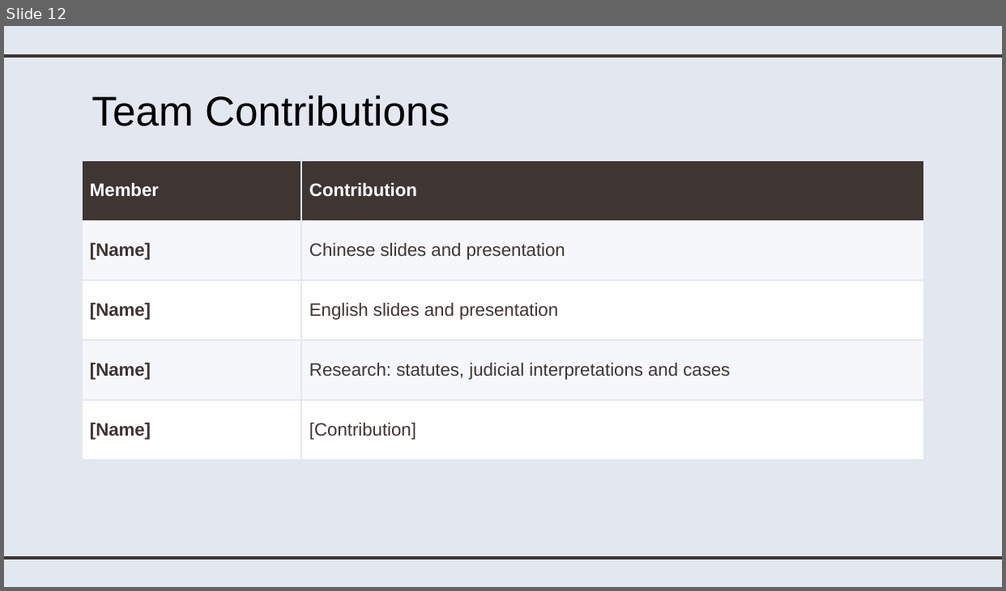
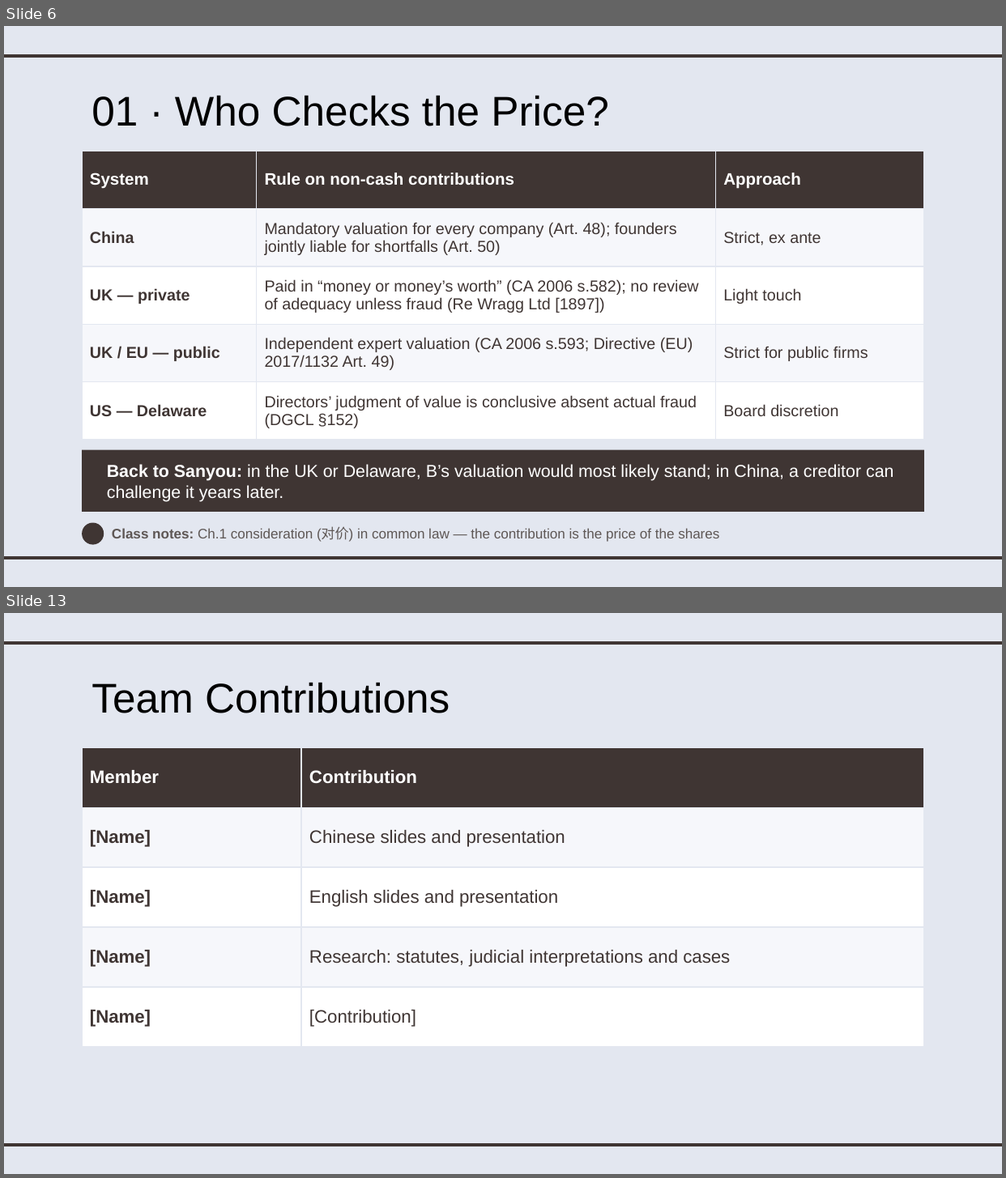
Before and after one commit to joycelynqxq-lab/my-project, a slide deck: 英文部分_English_Part.pptx. Shown one above the other, each under a label of ours: slide 12 before the commit, slides 6 and 13 after it; the slides between them are not shown. The pictures are 1006x591 and 1006x1178 pixels, drawn with LibreOffice and Linux fonts; fonts in the diff are those of the drawing. Boxes give left, top, right and bottom in pixels: in the first picture for what was removed or moved away, otherwise in the second. Text is boxed around its words. In the diff, an @@ line names an element or a change of style, - is before the commit and + after.

```diff
--- a/英文部分_English_Part.pptx
+++ b/英文部分_English_Part.pptx
@@ slide 6 added at bbox=[4, 26, 1002, 587], background #E3E7F0; not listed: 2 template elements that a slide beside it also shows @@
@@ title added at bbox=[91, 95, 608, 126], 30 pt, text #000000 @@
+01 · Who Checks the Price?
@@ table added at bbox=[82, 151, 924, 440], 5 rows, 3 columns @@
+System | Rule on non-cash contributions | Approach
+China | Mandatory valuation for every company (Art. 48); founders jointly liable for shortfalls (Art. 50) | Strict, ex ante
+UK — private | Paid in “money or money’s worth” (CA 2006 s.582); no review of adequacy unless fraud (Re Wragg Ltd [1897]) | Light touch
+UK / EU — public | Independent expert valuation (CA 2006 s.593; Directive (EU) 2017/1132 Art. 49) | Strict for public firms
+US — Delaware | Directors’ judgment of value is conclusive absent actual fraud (DGCL §152) | Board discretion
@@ rectangle added at bbox=[82, 450, 924, 512], fill #3F3533 @@
@@ text added at bbox=[107, 464, 893, 502], 12.5 pt, text #FFFFFF @@
+Back to Sanyou: in the UK or Delaware, B’s valuation would most likely stand; in China, a creditor can challenge it years later.
@@ ellipse added at bbox=[82, 523, 104, 545], fill #3F3533 @@
@@ text added at bbox=[112, 527, 719, 542], 10 pt, text #5E5755 @@
+Class notes: Ch.1 consideration (对价) in common law — the contribution is the price of the shares
@@ what was slide 12 is now slide 13 @@
```
Also in this commit, not shown: 3 slides changed, 9 other slides added, 9 slides removed, 1 other file.
